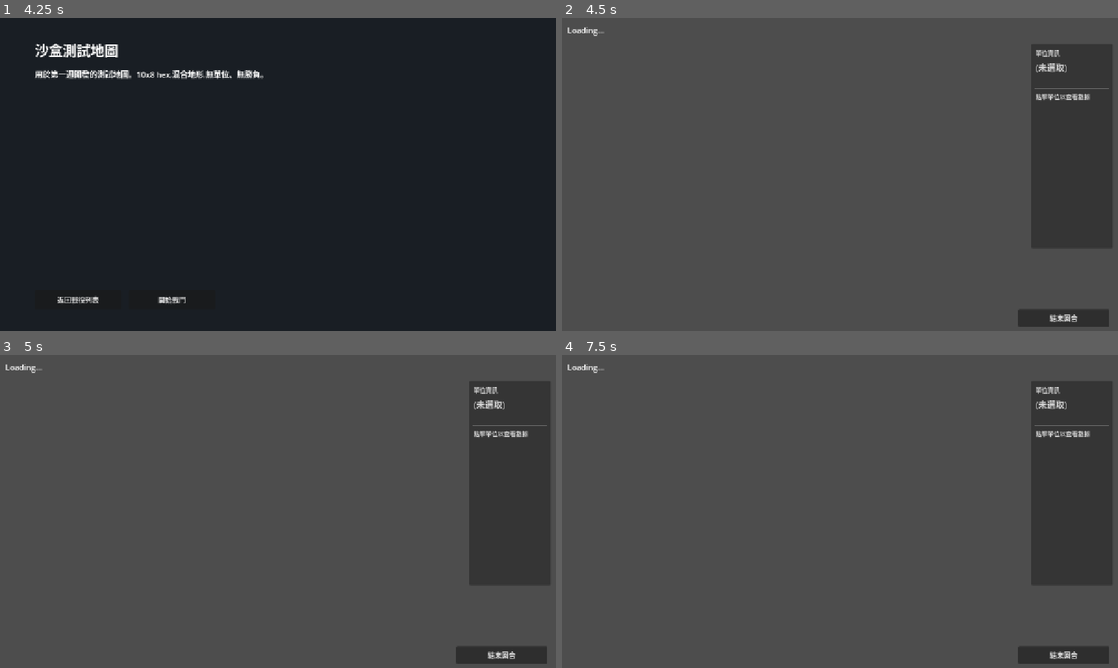
Above: before the commit, frames 1-4 (two rows, left to right).
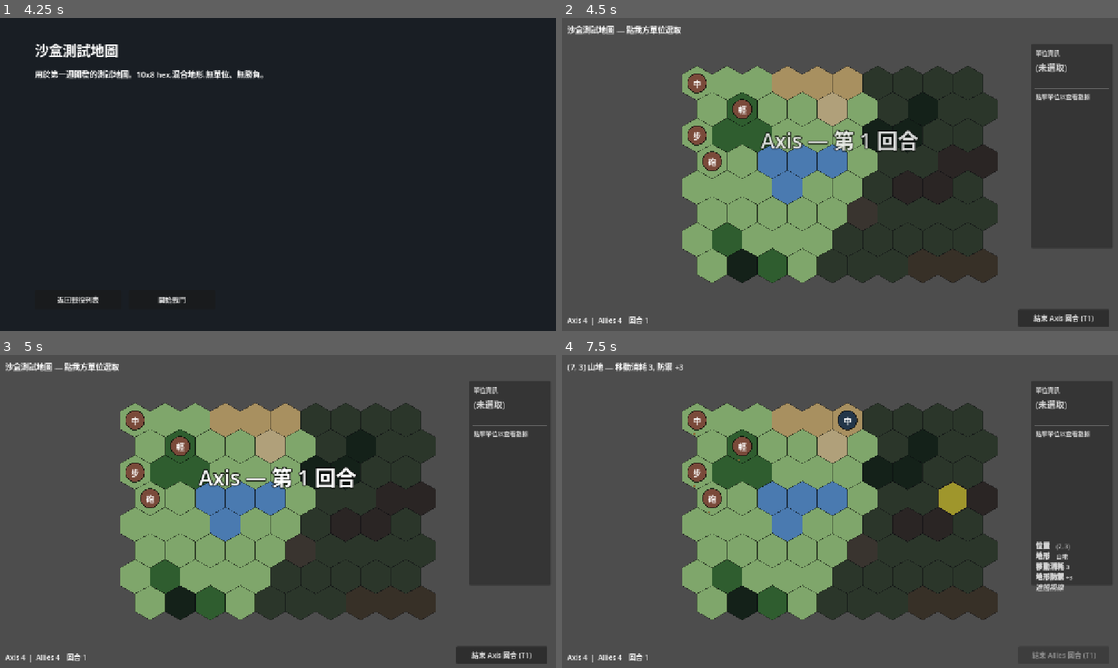
Above: after the commit, the same moments.

Repository: Fischer-Zhang/WorldWarII
Game: Godot game, scene res://scenes/main_menu.tscn
The game is run twice, just before and just after one commit, with the same random seed, the same clock (stepped at 60 frames per second) and the same inputs.
Inputs (mouse positions are in pixels of both pictures, inside the frame that each line leads up to):
- Up to frame 1 (4.25 s): click "開始戰役" at 0.5 s; click "簡單" at 1.25 s; click "普通" at 2 s; click "困難" at 2.75 s; click "00_sandbox — 沙盒測試地圖" at 3.5 s
- Up to frame 2 (4.5 s): click "開始戰鬥" at 4.25 s
- Up to frame 3 (5 s): no input
- Up to frame 4 (7.5 s): click "結束回合" (after the commit: "結束 Axis 回合 (T1)") at 5 s; click (1062, 655) at 5.75 s, where only the run before the commit has a clickable "結束回合"; click (1062, 655) at 6.5 s, where only the run before the commit has a clickable "結束回合"; tap Enter at 7.25 s; move the mouse to (962, 495) at 7.27 s; click (962, 495) at 7.42 s

Frame 1 is identical in both runs. In frame 2, 37% of the frame differs, in the area x 1-96%, y 2-99%; in frame 3, 37%; in frame 4, 37%.
Error before the commit: Parse Error: Expected indented block after "else" block. (res://scripts/battle.gd:174)

Commit message:
Extract shared combat attack rules

Diff:
--- a/scripts/battle.gd
+++ b/scripts/battle.gd
@@ -9,6 +9,7 @@
 const Pathfinding := preload("res://scripts/grid/pathfinding.gd")
 const Visibility := preload("res://scripts/grid/visibility.gd")
 const CombatResolver := preload("res://scripts/combat/combat_resolver.gd")
+const CombatRules := preload("res://scripts/combat/combat_rules.gd")
 const TurnManager := preload("res://scripts/turn/turn_manager.gd")
 const VictoryChecker := preload("res://scripts/scenario/victory_checker.gd")
 const AIController := preload("res://scripts/turn/ai_controller.gd")
@@ -166,12 +167,12 @@
 		u.has_moved = true
 		var action := String(plan.get("action", "attack"))
 		match action:
-				"attack":
-					var target: Unit = plan.get("attack")
-					if target != null and _can_attack_target(u, target):
-						_resolve_attack(u, target)
-						await get_tree().create_timer(AI_STEP_DELAY).timeout
-					else:
+			"attack":
+				var target: Unit = plan.get("attack")
+				if target != null and _can_attack_target(u, target):
+					_resolve_attack(u, target)
+					await get_tree().create_timer(AI_STEP_DELAY).timeout
+				else:
 					u.has_attacked = true
 					u.queue_redraw()
 			"overwatch":
@@ -303,8 +304,7 @@
 	phase = Phase.ATTACK_PHASE
 	hex_map.clear_movement_range()
 	var atk_def := DataLoader.get_unit_def(selected_unit.type_id)
-	var rng := int(atk_def.get("range", 1))
-	attack_targets = _visible_attack_targets(selected_unit, rng)
+	attack_targets = _visible_attack_targets(selected_unit, atk_def)
 	hex_map.show_attack_targets(attack_targets.map(func(u): return u.coord))
 	# Overwatch button: enabled whenever a unit has finished its move and
 	# is making the attack-or-skip decision.
@@ -375,35 +375,14 @@
 	if winner != "":
 		_handle_game_over(winner)
 
-func _visible_attack_targets(attacker: Unit, attacker_range: int) -> Array:
-	var out: Array = []
-	for u in units:
-		var other: Unit = u
-		if _can_attack_target(attacker, other, attacker_range):
-			out.append(other)
-	return out
-
-func _can_attack_target(attacker: Unit, target: Unit, attacker_range: int = -1) -> bool:
-	# Direct fire needs both current visibility and line of sight.
-	# Indirect fire can arc over LOS blockers, but still needs a spotted target.
-	if attacker == null or target == null:
-		return false
-	if not attacker.is_alive() or not target.is_alive():
-		return false
-	if target.faction_id == attacker.faction_id:
-		return false
+func _visible_attack_targets(attacker: Unit, atk_def: Dictionary) -> Array:
+	var visible: Dictionary = visibility_by_faction.get(attacker.faction_id, {})
+	return CombatRules.targets_for_attacker(attacker, atk_def, units, hex_map, visible)
+
+func _can_attack_target(attacker: Unit, target: Unit) -> bool:
 	var atk_def := DataLoader.get_unit_def(attacker.type_id)
-	var rng := attacker_range
-	if rng < 0:
-		rng = int(atk_def.get("range", 1))
-	if HexCoord.distance(attacker.coord, target.coord) > rng:
-		return false
 	var visible: Dictionary = visibility_by_faction.get(attacker.faction_id, {})
-	if not visible.has(target.coord):
-		return false
-	if not atk_def.get("indirect", false) and not Visibility.has_los(attacker.coord, target.coord, hex_map):
-		return false
-	return true
+	return CombatRules.can_attack_target(attacker, target, atk_def, hex_map, visible)
 
 func _deselect() -> void:
 	if selected_unit != null:
--- a/scripts/combat/combat_resolver.gd
+++ b/scripts/combat/combat_resolver.gd
@@ -2,7 +2,6 @@
 extends RefCounted
 
 const HexCoord := preload("res://scripts/grid/hex_coord.gd")
-const Unit := preload("res://scripts/units/unit.gd")
 
 # Deterministic combat resolution.
 # Damage scales with the attacker's current HP — wounded units hit softer.
@@ -68,16 +67,3 @@
 	if is_counter:
 		scaled = max(1, scaled / 2)
 	return scaled
-
-static func attack_targets_in_range(
-	attacker: Unit, attacker_range: int, units: Array
-) -> Array:
-	# Returns enemy units within attacker's range from its current coord.
-	var out: Array = []
-	for u in units:
-		var other: Unit = u
-		if not other.is_alive() or other.faction_id == attacker.faction_id:
-			continue
-		if HexCoord.distance(attacker.coord, other.coord) <= attacker_range:
-			out.append(other)
-	return out
--- /dev/null
+++ b/scripts/combat/combat_rules.gd
@@ -0,0 +1,54 @@
+class_name CombatRules
+extends RefCounted
+
+const HexCoord := preload("res://scripts/grid/hex_coord.gd")
+const Visibility := preload("res://scripts/grid/visibility.gd")
+
+# Shared combat legality rules. Keep player targeting, AI evaluation, and tests
+# routed through this file so direct/indirect fire semantics do not drift.
+
+static func can_attack_target(
+	attacker,
+	target,
+	atk_def: Dictionary,
+	hex_map,
+	visible_hexes: Dictionary,
+) -> bool:
+	if attacker == null:
+		return false
+	return can_attack_from_coord(attacker.coord, attacker.faction_id, target, atk_def, hex_map, visible_hexes)
+
+static func can_attack_from_coord(
+	attacker_coord: Vector2i,
+	attacker_faction: String,
+	target,
+	atk_def: Dictionary,
+	hex_map,
+	visible_hexes: Dictionary,
+) -> bool:
+	if target == null or not target.is_alive():
+		return false
+	if target.faction_id == attacker_faction:
+		return false
+	var rng := int(atk_def.get("range", 1))
+	if HexCoord.distance(attacker_coord, target.coord) > rng:
+		return false
+	if not visible_hexes.has(target.coord):
+		return false
+	if not atk_def.get("indirect", false) and not Visibility.has_los(attacker_coord, target.coord, hex_map):
+		return false
+	return true
+
+static func targets_for_attacker(
+	attacker,
+	atk_def: Dictionary,
+	units: Array,
+	hex_map,
+	visible_hexes: Dictionary,
+) -> Array:
+	var out: Array = []
+	for u in units:
+		var other = u
+		if can_attack_target(attacker, other, atk_def, hex_map, visible_hexes):
+			out.append(other)
+	return out
--- a/scripts/turn/ai_controller.gd
+++ b/scripts/turn/ai_controller.gd
@@ -3,8 +3,8 @@
 
 const HexCoord := preload("res://scripts/grid/hex_coord.gd")
 const Pathfinding := preload("res://scripts/grid/pathfinding.gd")
-const Visibility := preload("res://scripts/grid/visibility.gd")
 const CombatResolver := preload("res://scripts/combat/combat_resolver.gd")
+const CombatRules := preload("res://scripts/combat/combat_rules.gd")
 const Unit := preload("res://scripts/units/unit.gd")
 
 # Heuristic AI: scores every reachable hex for each unit, picks the best,
@@ -77,16 +77,17 @@
 	var best_score := -INF
 	var best_target: Unit = null
 	var best_action := "wait"  # "attack", "overwatch", or "wait"
+	var visible_hexes: Dictionary = battle.visibility_by_faction.get(unit.faction_id, {})
 
 	for cand in candidates:
 		var coord: Vector2i = cand
-		var base_score := _score_position(unit, coord, known, visible_enemies, hex_map, atk_def, rng)
-		var target := _best_attack_from(coord, rng, visible_enemies, atk_def)
+		var base_score := _score_position(unit, coord, known, visible_enemies, hex_map, atk_def, visible_hexes)
+		var target := _best_attack_from(coord, unit.faction_id, visible_enemies, atk_def, visible_hexes)
 		# Attack score is implicit in base_score (already includes attack_term).
 		# Overwatch is an alternative: subtract the attack contribution (not
 		# attacking this turn) and add the overwatch score.
 		var overwatch_value := _overwatch_score(unit, coord, visible_enemies, hex_map, atk_def, rng)
-		var attack_value := _best_attack_value(unit, coord, visible_enemies, hex_map, atk_def, rng)
+		var attack_value := _best_attack_value(unit, coord, visible_enemies, hex_map, atk_def, visible_hexes)
 		# attack_value and overwatch_value are both pre-weighted contributions.
 		# base_score already has attack_value baked in (via _score_position).
 		# To get the "overwatch" total, swap them:
@@ -118,7 +119,7 @@
 	visible_enemies: Array,
 	hex_map,
 	atk_def: Dictionary,
-	rng: int,
+	visible_hexes: Dictionary,
 ) -> float:
 	# Distance term: use the best known position (memory or current).
 	var nearest := 9999
@@ -132,7 +133,7 @@
 	var attack_term := 0.0
 	for e in visible_enemies:
 		var enemy: Unit = e
-		if not _can_attack_from(pos, enemy, hex_map, atk_def, rng):
+		if not CombatRules.can_attack_from_coord(pos, unit.faction_id, enemy, atk_def, hex_map, visible_hexes):
 			continue
 		var d := HexCoord.distance(pos, enemy.coord)
 		var def_def := DataLoader.get_unit_def(enemy.type_id)
@@ -184,7 +185,7 @@
 
 func _best_attack_value(
 	unit: Unit, pos: Vector2i, visible_enemies: Array, hex_map,
-	atk_def: Dictionary, rng: int,
+	atk_def: Dictionary, visible_hexes: Dictionary,
 ) -> float:
 	# Returns the (pre-weighted) attack-term contribution this candidate
 	# position would produce — mirrors the attack block in _score_position
@@ -192,7 +193,7 @@
 	var best := 0.0
 	for e in visible_enemies:
 		var enemy: Unit = e
-		if not _can_attack_from(pos, enemy, hex_map, atk_def, rng):
+		if not CombatRules.can_attack_from_coord(pos, unit.faction_id, enemy, atk_def, hex_map, visible_hexes):
 			continue
 		var d := HexCoord.distance(pos, enemy.coord)
 		var def_def := DataLoader.get_unit_def(enemy.type_id)
@@ -239,13 +240,19 @@
 	# 0.6 discount: enemy might not actually walk into range.
 	return best_snap * _attack_w * 0.6
 
-func _best_attack_from(pos: Vector2i, rng: int, enemies: Array, atk_def: Dictionary) -> Unit:
+func _best_attack_from(
+	pos: Vector2i,
+	attacker_faction: String,
+	enemies: Array,
+	atk_def: Dictionary,
+	visible_hexes: Dictionary,
+) -> Unit:
 	var hex_map = battle.hex_map
 	var best: Unit = null
 	var best_dmg := 0
 	for e in enemies:
 		var enemy: Unit = e
-		if not _can_attack_from(pos, enemy, hex_map, atk_def, rng):
+		if not CombatRules.can_attack_from_coord(pos, attacker_faction, enemy, atk_def, hex_map, visible_hexes):
 			continue
 		var d := HexCoord.distance(pos, enemy.coord)
 		var def_def := DataLoader.get_unit_def(enemy.type_id)
@@ -258,19 +265,6 @@
 			best_dmg = dmg
 			best = enemy
 	return best
-
-func _can_attack_from(
-	attacker_pos: Vector2i,
-	target: Unit,
-	hex_map,
-	atk_def: Dictionary,
-	rng: int,
-) -> bool:
-	if HexCoord.distance(attacker_pos, target.coord) > rng:
-		return false
-	if atk_def.get("indirect", false):
-		return true
-	return Visibility.has_los(attacker_pos, target.coord, hex_map)
 
 # ---------- 1-ply lookahead ----------
 
--- /dev/null
+++ b/tests/test_combat_rules.gd
@@ -0,0 +1,122 @@
+extends SceneTree
+
+# Standalone tests for shared combat attack-legality rules.
+# Run with: godot --headless --script res://tests/test_combat_rules.gd
+
+const CombatRules := preload("res://scripts/combat/combat_rules.gd")
+
+class StubHexMap:
+	var tiles: Dictionary = {}
+	var blockers: Dictionary = {"forest": true, "mountain": true}
+	func terrain_at(coord: Vector2i) -> String:
+		return tiles.get(coord, "")
+	func blocks_los_at(coord: Vector2i) -> bool:
+		var t: String = tiles.get(coord, "")
+		return blockers.get(t, false) if t != "" else false
+
+class StubUnit:
+	var coord: Vector2i
+	var faction_id: String
+	var hp: int = 10
+	func _init(_coord: Vector2i, _faction_id: String, _hp: int = 10) -> void:
+		coord = _coord
+		faction_id = _faction_id
+		hp = _hp
+	func is_alive() -> bool:
+		return hp > 0
+
+func _init() -> void:
+	var pass_count := 0
+	var fail_count := 0
+
+	var stub := StubHexMap.new()
+	stub.tiles[Vector2i(0, 0)] = "plain"
+	stub.tiles[Vector2i(1, 0)] = "plain"
+	stub.tiles[Vector2i(2, 0)] = "plain"
+
+	var direct := {"range": 2, "indirect": false}
+	var indirect := {"range": 2, "indirect": true}
+	var attacker := StubUnit.new(Vector2i(0, 0), "axis")
+	var enemy := StubUnit.new(Vector2i(2, 0), "allies")
+	var visible := {Vector2i(2, 0): true}
+
+	# 1) Direct fire can attack a visible target with clear LOS.
+	if CombatRules.can_attack_target(attacker, enemy, direct, stub, visible):
+		pass_count += 1
+	else:
+		fail_count += 1
+		printerr("FAIL: direct clear visible target should be legal")
+
+	# 2) Direct fire cannot attack an unseen target.
+	if not CombatRules.can_attack_target(attacker, enemy, direct, stub, {}):
+		pass_count += 1
+	else:
+		fail_count += 1
+		printerr("FAIL: direct unseen target should be illegal")
+
+	# 3) Direct fire cannot shoot through LOS-blocking terrain.
+	stub.tiles[Vector2i(1, 0)] = "forest"
+	if not CombatRules.can_attack_target(attacker, enemy, direct, stub, visible):
+		pass_count += 1
+	else:
+		fail_count += 1
+		printerr("FAIL: direct blocked LOS should be illegal")
+
+	# 4) Indirect fire can shoot over blockers, but still requires visibility.
+	if CombatRules.can_attack_target(attacker, enemy, indirect, stub, visible):
+		pass_count += 1
+	else:
+		fail_count += 1
+		printerr("FAIL: indirect visible target behind blocker should be legal")
+
+	# 5) Indirect fire cannot shoot an unseen target.
+	if not CombatRules.can_attack_target(attacker, enemy, indirect, stub, {}):
+		pass_count += 1
+	else:
+		fail_count += 1
+		printerr("FAIL: indirect unseen target should be illegal")
+
+	# 6) Same-faction units cannot be targeted.
+	var friendly := StubUnit.new(Vector2i(2, 0), "axis")
+	if not CombatRules.can_attack_target(attacker, friendly, direct, stub, visible):
+		pass_count += 1
+	else:
+		fail_count += 1
+		printerr("FAIL: friendly target should be illegal")
+
+	# 7) Dead units cannot be targeted.
+	var dead_enemy := StubUnit.new(Vector2i(2, 0), "allies", 0)
+	if not CombatRules.can_attack_target(attacker, dead_enemy, direct, stub, visible):
+		pass_count += 1
+	else:
+		fail_count += 1
+		printerr("FAIL: dead target should be illegal")
+
+	# 8) Out-of-range targets cannot be attacked.
+	var short_range := {"range": 1, "indirect": false}
+	if not CombatRules.can_attack_target(attacker, enemy, short_range, stub, visible):
+		pass_count += 1
+	else:
+		fail_count += 1
+		printerr("FAIL: out-of-range target should be illegal")
+
+	# 9) Candidate-position checks use the supplied coordinate for AI scoring.
+	var moved_attacker_pos := Vector2i(1, 0)
+	if CombatRules.can_attack_from_coord(moved_attacker_pos, "axis", enemy, short_range, stub, visible):
+		pass_count += 1
+	else:
+		fail_count += 1
+		printerr("FAIL: candidate coord in range should be legal")
+
+	# 10) Target filtering returns only legal enemies.
+	stub.tiles[Vector2i(1, 0)] = "plain"
+	var units: Array = [enemy, friendly, dead_enemy]
+	var targets: Array = CombatRules.targets_for_attacker(attacker, direct, units, stub, visible)
+	if targets.size() == 1 and targets[0] == enemy:
+		pass_count += 1
+	else:
+		fail_count += 1
+		printerr("FAIL: filtered target list wrong: ", targets)
+
+	print("CombatRules tests: %d pass, %d fail" % [pass_count, fail_count])
+	quit(0 if fail_count == 0 else 1)
Not shown, changed: README.md
Not shown, changed: docs/ARCHITECTURE.md
Not shown, changed: docs/DEMO_SCRIPT.md
Not shown, changed: docs/progress/balance_report.md
Not shown, changed: tools/balance_report.py
